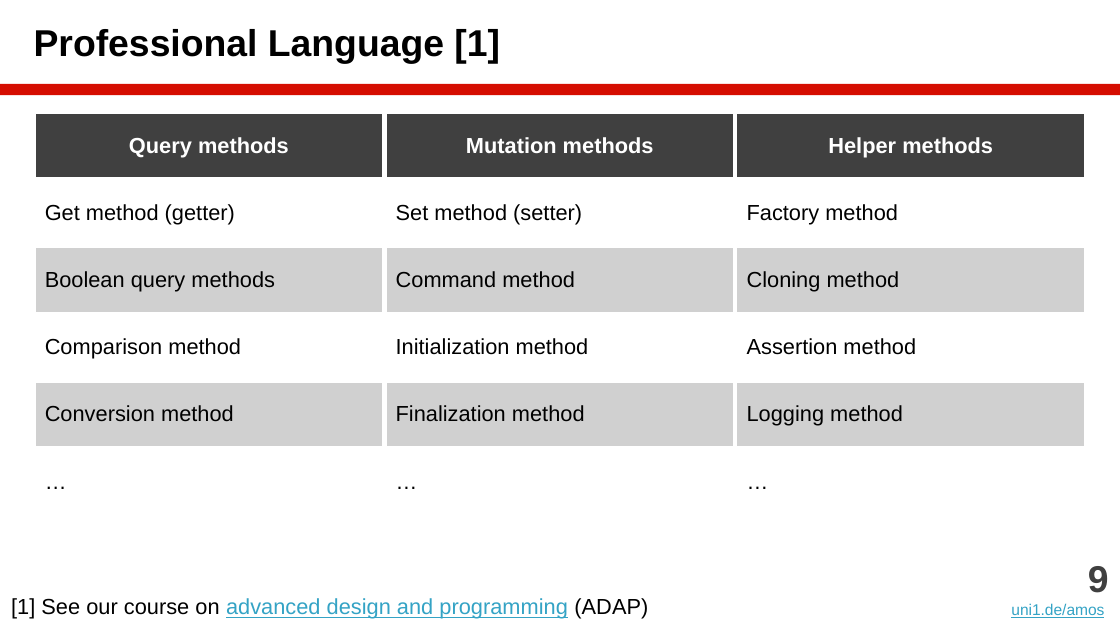
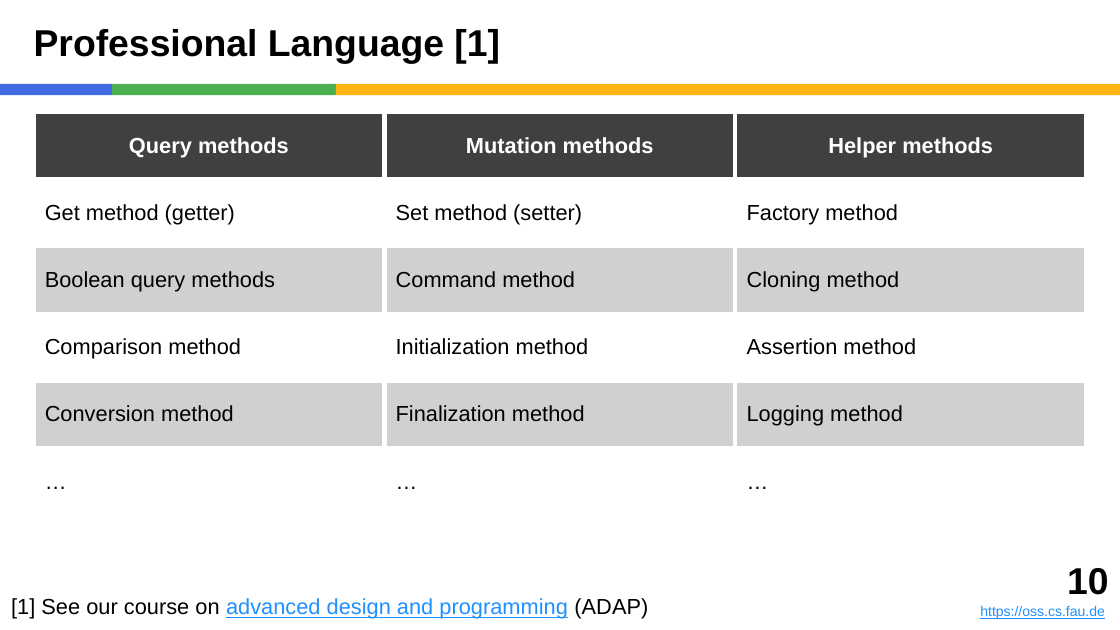
Before and after one commit to dirkriehle/amos-course, a slide deck: slide 10 of Lecture slides/AMOS B05 - Agile Programming.pptx (slide 9 before the commit). Drawn at 1120x630 pixels with LibreOffice and Linux fonts; fonts in the diff are those of the drawing. Boxes give left, top, right and bottom in pixels: in the first picture for what was removed or moved away, otherwise in the second. Text is boxed around its words. In the diff, an @@ line names an element or a change of style, - is before the commit and + after.

```diff
--- a/Lecture slides/AMOS B05 - Agile Programming.pptx
+++ b/Lecture slides/AMOS B05 - Agile Programming.pptx
@@ rectangle added at (x1=0, y1=84, x2=112, y2=95), fill #4169E1 @@
@@ rectangle added at (x1=112, y1=84, x2=336, y2=95), fill #4CAF50 @@
@@ rectangle resized from (x1=0, y1=84, x2=1120, y2=95) to (x1=336, y1=84, x2=1120, y2=95) @@
@@ rectangle at (x1=336, y1=84, x2=1120, y2=95): fill #D50D01 to #FEB612 @@
@@ text "[1] See our course on ..." at (x1=11, y1=598, x2=648, y2=619): text colour #34A3C5 to #1E90FF in "advanced design and programming" @@
@@ text added at (x1=980, y1=568, x2=1108, y2=619), 9 pt, text #1E90FF, underline @@
+10
+https://oss.cs.fau.de
@@ text removed at (x1=1011, y1=566, x2=1109, y2=618) @@
-9
-uni1.de/amos
```
Also in this commit, not shown: 47 other slides changed, 1 slide added, 13 other files.
